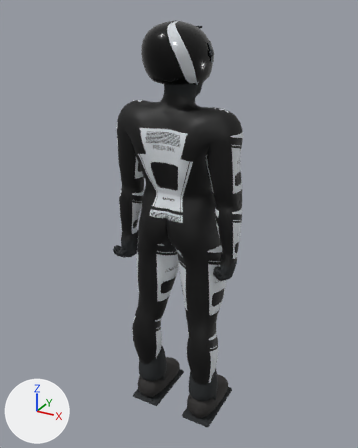
The glTF model assets/models/rider.glb as it was, and as the next commit left it.
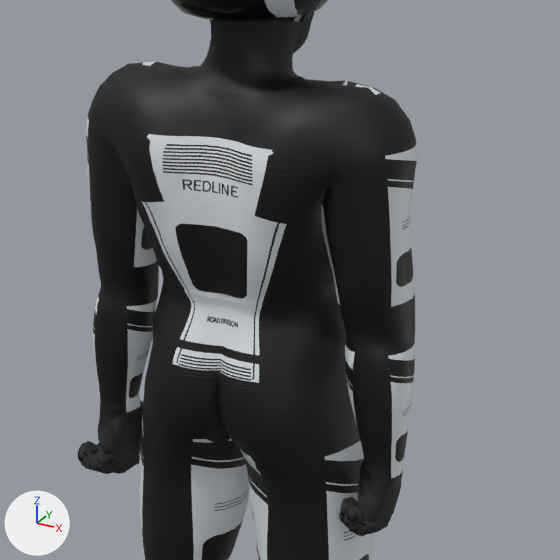
The first picture shows the older version from a camera (50 mm lens) standing at (0.967, -1.741, 1.903) and looking at (-0.027, 0.067, 0.999). The close-ups show the older and then the newer version on the part from 23% to 83% of the width and 17% to 65% of the height of that picture. Only the edits that show in the close-ups are written down. Every picture has the same lights, and +X, +Y and +Z are marked at lower left.

In view in the first close-up: 'Continuous racing suit', 'Rider Helmet'.
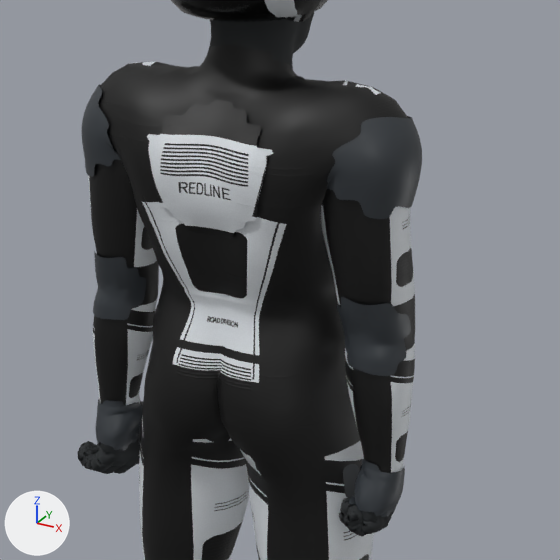
The change, as a diff of the scene's bpy script:
```diff
--- a/assets/models/rider.glb.py
+++ b/assets/models/rider.glb.py
@@ mat_molded_protectors @@
+mat_molded_protectors = principled_material('Molded protectors')
+mat_molded_protectors.base_color = (0.035, 0.042, 0.05)  # dark grey #353a3f
+mat_molded_protectors.metallic = 0.04
+mat_molded_protectors.roughness = 0.48
@@ me_shoulder_armor_l @@
+me_shoulder_armor_l.from_pydata(...)  # 9990 vertices, 18496 faces; spans x -0.291..0.291, y -0.088..0.093, z 0.516..1.511
+me_shoulder_armor_l.materials.append(mat_molded_protectors)  # dark grey #353a3f
@@ me_tailored_back_hump @@
+me_tailored_back_hump.from_pydata(...)  # 1497 vertices, 2816 faces; spans x -0.103..0.103, y -0.126..-0.063, z 1.319..1.517
+me_tailored_back_hump.materials.append(mat_jacket_leather)
@@ ob_rider_molded_protectors @@
+ob_rider_molded_protectors = bpy.data.objects.new('Rider Molded protectors', me_shoulder_armor_l)
+ob_rider_molded_protectors.location = (0.0, 0.0, 0.0)
@@ ob_rider_jacket_leather @@
+ob_rider_jacket_leather = bpy.data.objects.new('Rider Jacket leather', me_tailored_back_hump)
+ob_rider_jacket_leather.location = (0.0, 0.0, 0.0)
```

Boxes [x1, y1, x2, y2] around the edits, measured in the close-ups (560 x 560 px):
'Rider Molded protectors', added
    after: [82, 84, 422, 517]
'Rider Jacket leather', added
    after: [147, 100, 268, 239]
